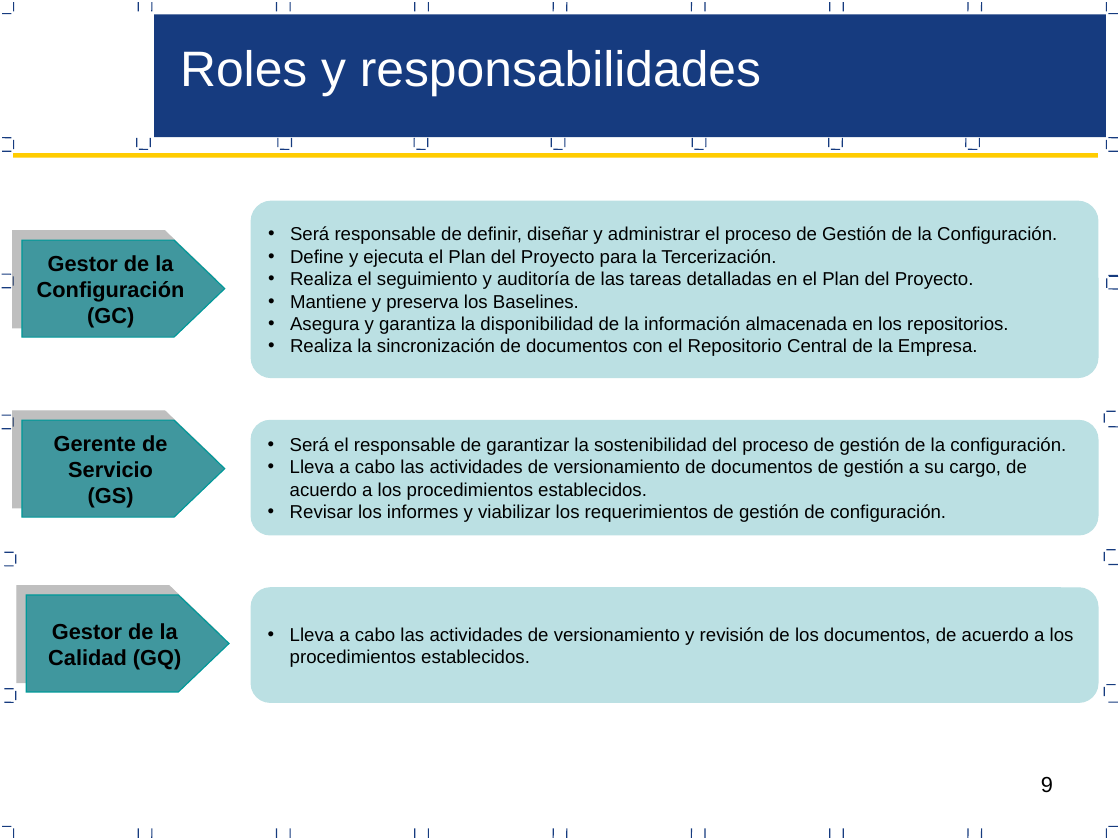
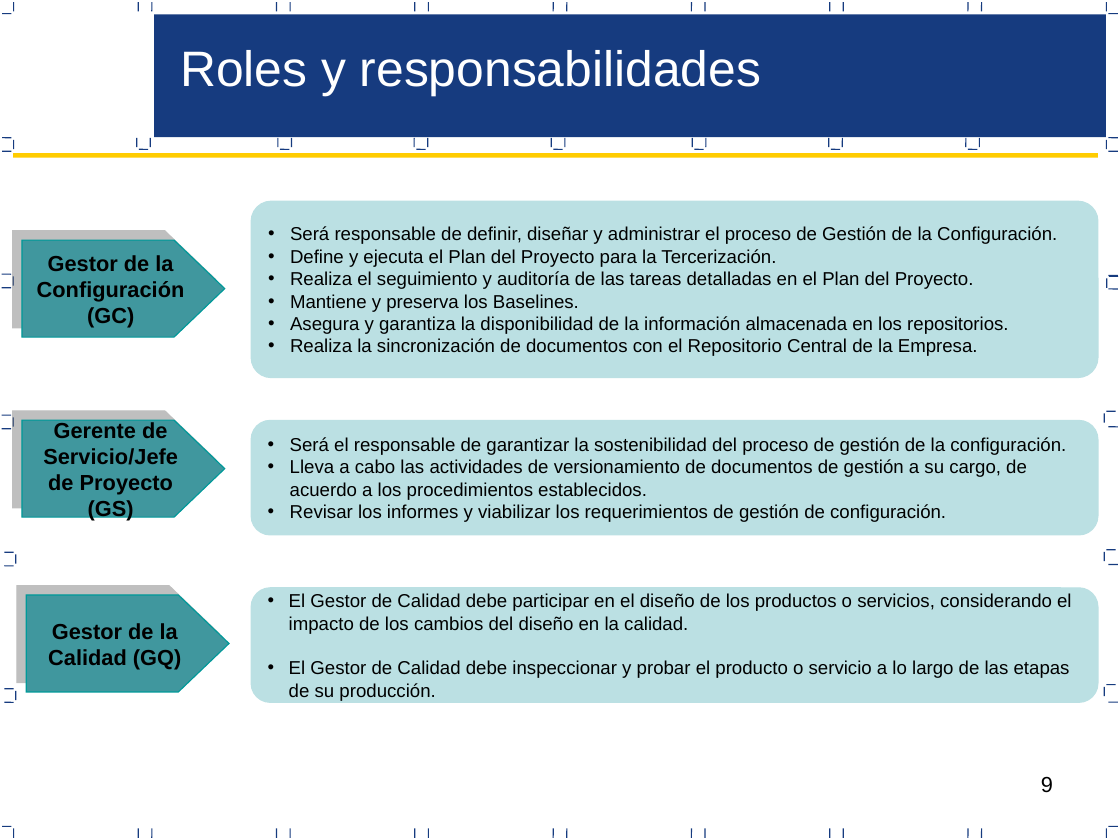
Before and after one commit to CreativeCheeseGame/BoundPhysic, a slide deck: slide 9 of Area de Proceso Gestion Configuracion/Proceso de Gestion de Configuracion-CM_v0.1.pptx. Drawn at 1120x840 pixels with LibreOffice and Linux fonts; fonts in the diff are those of the drawing. Boxes give left, top, right and bottom in pixels: in the first picture for what was removed or moved away, otherwise in the second. Text is boxed around its words. In the diff, an @@ line names an element or a change of style, - is before the commit and + after.

```diff
--- a/Area de Proceso Gestion Configuracion/Proceso de Gestion de Configuracion-CM_v0.1.pptx
+++ b/Area de Proceso Gestion Configuracion/Proceso de Gestion de Configuracion-CM_v0.1.pptx
@@ text in pentagon arrow at [34,411,169,490]: text changed @@
-Gerente de Servicio
+Gerente de Servicio/Jefe de Proyecto
@@ text in rounded rectangle at [289,593,1072,701]: text changed @@
-• Lleva a cabo las actividades de versionamiento y revisión de los documentos, de acuerdo a los procedimientos establecidos.
+• El Gestor de Calidad debe participar en el diseño de los productos o servicios, considerando el impacto de los cambios del diseño en la calidad.
+• El Gestor de Calidad debe inspeccionar y probar el producto o servicio a lo largo de las etapas de su producción.
```
Also in this commit, not shown: 3 other slides changed.
